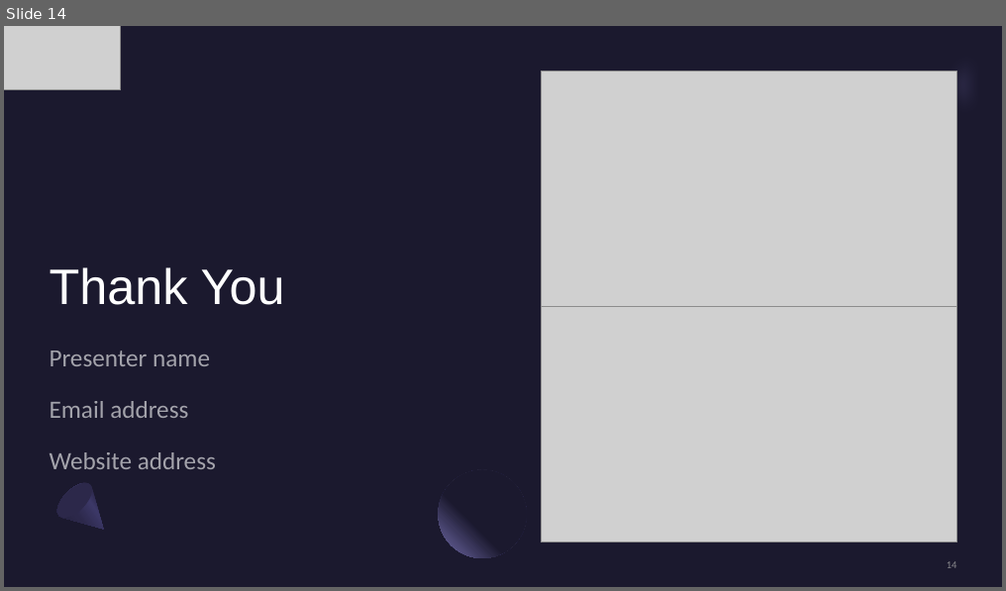
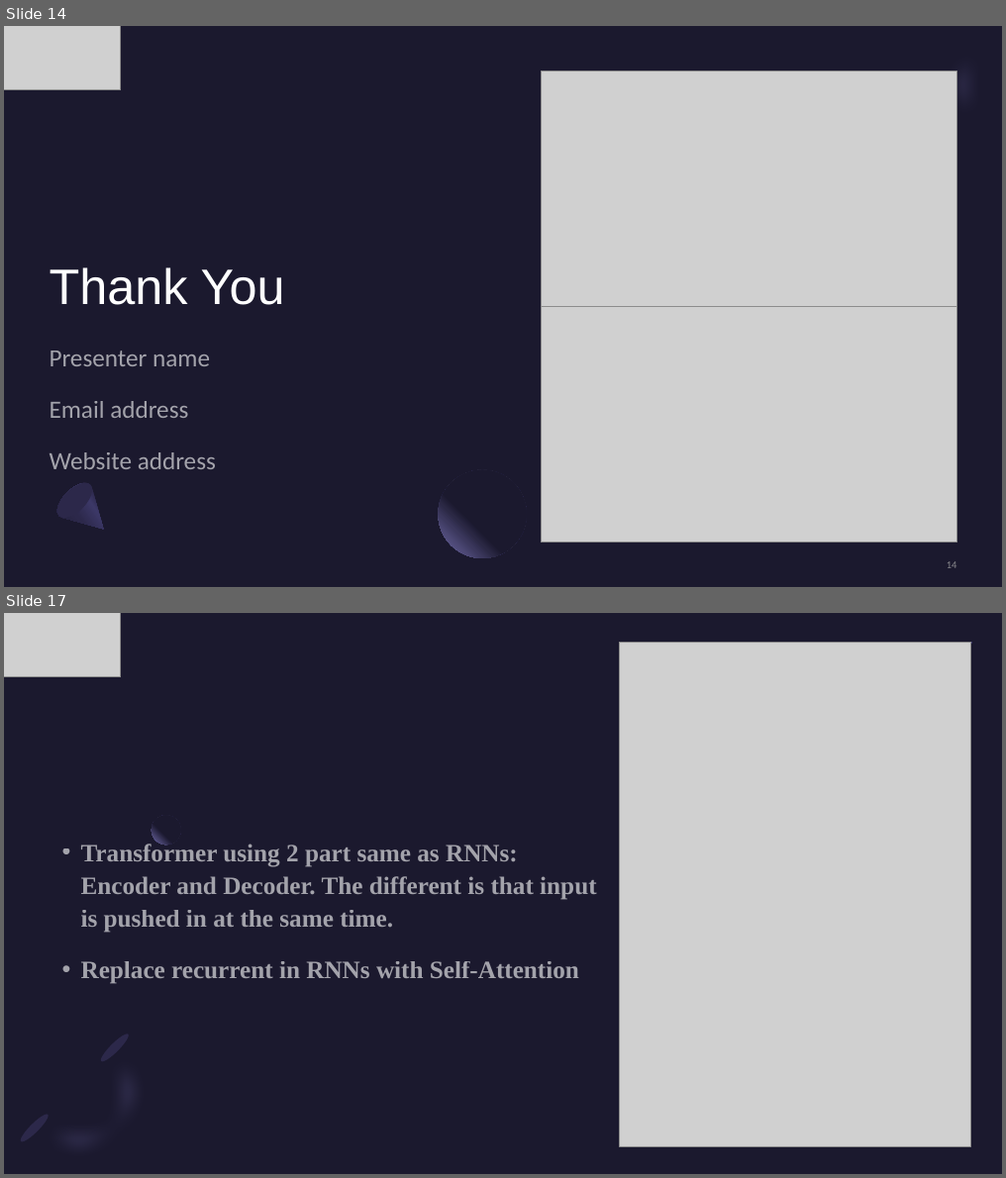
Before and after one commit to kiranes8c/CNTT2, a slide deck: DOC/Tuan 1 - Tìm hiểu machine translation.pptx. Shown one above the other, each under a label of ours: slide 14 before the commit, slides 14 and 17 after it; the slides between them are not shown. The pictures are 1006x591 and 1006x1178 pixels, drawn with LibreOffice and Linux fonts; fonts in the diff are those of the drawing; grey boxes stand for pictures. Boxes give left, top, right and bottom in pixels: in the first picture for what was removed or moved away, otherwise in the second. Text is boxed around its words. In the diff, an @@ line names an element or a change of style, - is before the commit and + after.

```diff
--- a/DOC/Tuan 1 - Tìm hiểu machine translation.pptx
+++ b/DOC/Tuan 1 - Tìm hiểu machine translation.pptx
@@ slide 17 added at <box>4,613,1002,1174</box>, background #1B192E @@
@@ picture added at <box>4,613,120,677</box> @@
@@ picture added at <box>620,642,971,1147</box> @@
@@ freeform shape added at <box>867,613,1002,747</box>, fill gradient #2C284A to #454075 to #1B192E @@
@@ ellipse added at <box>152,815,180,845</box>, fill gradient #1B192E to #7771B2 @@
@@ text added at <box>81,842,596,984</box>, 24 pt, text #FFFFFF at 60% opacity, bold @@
+• Transformer using 2 part same as RNNs: Encoder and Decoder. The different is that input is pushed in at the same time.
+• Replace recurrent in RNNs with Self-Attention
@@ freeform shape added at <box>13,1026,183,1174</box>, fill #7771B2 at 40% opacity @@
@@ ellipse added at <box>98,1032,132,1065</box>, fill #2C284A @@
@@ ellipse added at <box>18,1112,52,1145</box>, fill #2C284A @@
```
Also in this commit, not shown: 16 other slides added, 1 other file.
